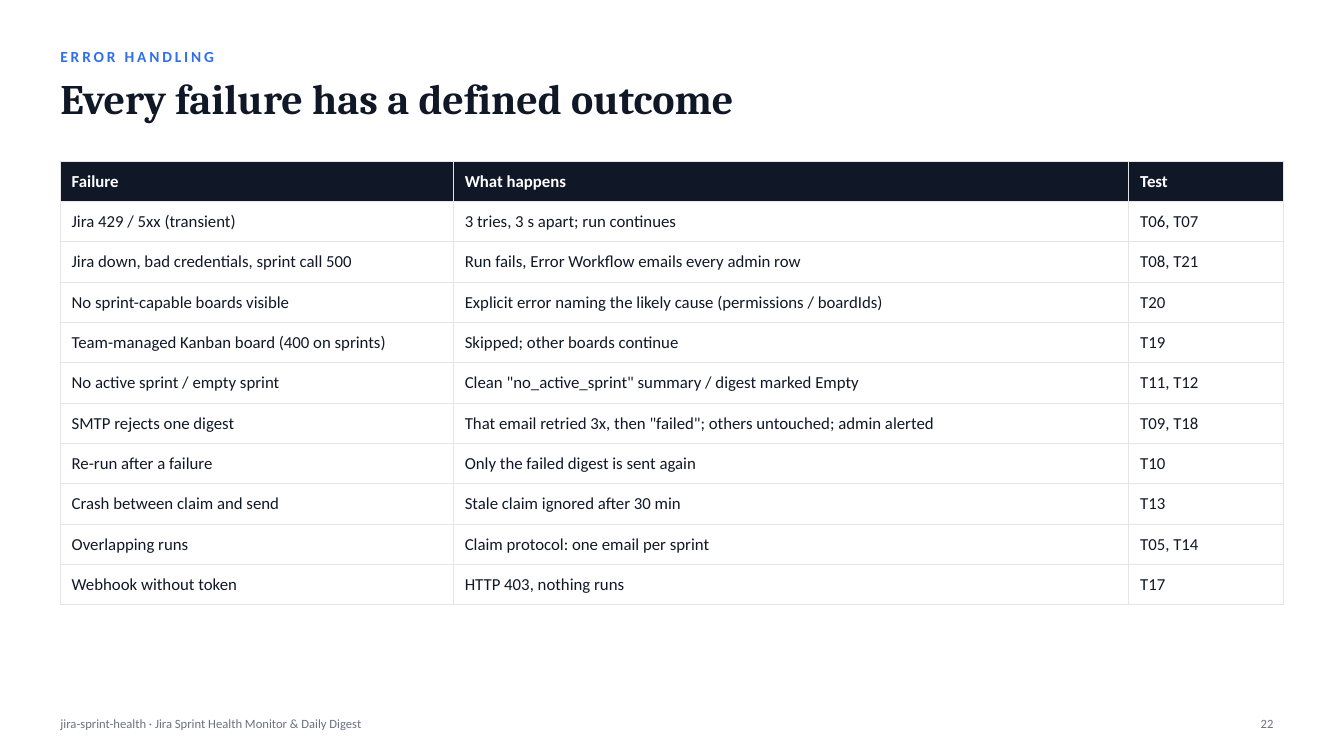
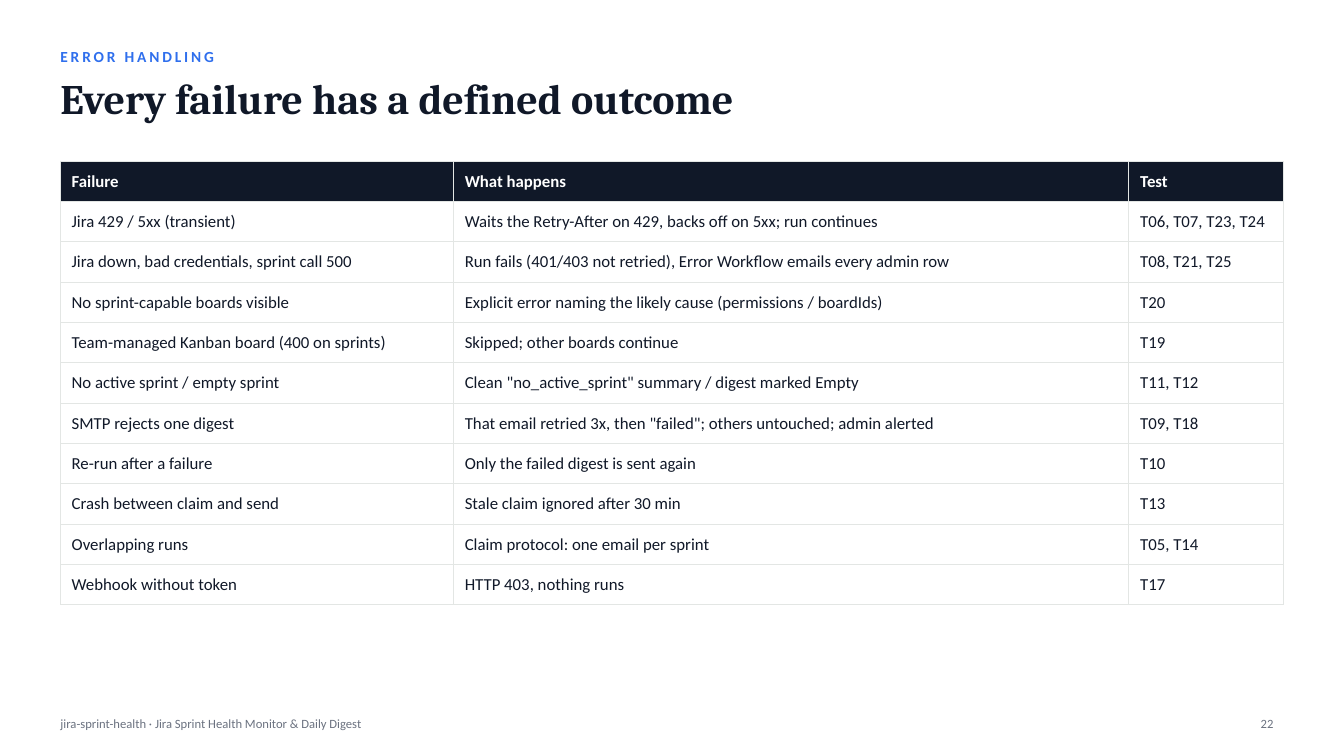
Before and after one commit to Chethan616/jira-sprint-health-n8n, a slide deck: slide 22 of deck/Jira-Sprint-Health-Monitor.pptx. Drawn at 1344x756 pixels with LibreOffice and Linux fonts; fonts in the diff are those of the drawing. Boxes give left, top, right and bottom in pixels: in the first picture for what was removed or moved away, otherwise in the second. Text is boxed around its words. In the diff, an @@ line names an element or a change of style, - is before the commit and + after.

Commit message:
Address review feedback: account ids, multi-board routing, config validation, story points, rate limits, timezone check
- Workload grouped by Jira accountId; shared display names shown as "Name (…1a2b)"
- Sprints listed on several boards reach every board's subscribers once (sprintBoardRouting)
- src/validate.js: required values, ranges, URL, IANA timezone, API limits; runs in the
  Config node and at build time; workflow timezone must match Config.timezone
- Story-point progress alongside issue count (progressBasis, coverage guard, trend)
- Jira GET sub-workflow (src/jira-paging.js): Retry-After / X-RateLimit-Reset, exponential
  backoff with jitter, no retry on other 4xx; Jira errors reach the admin alert
- scripts/live-check.js: read-only pre-flight against a live Jira site
- INSTRUCTIONS.md replaces jira_ins.txt; docs, sample digest and detailed deck updated
- Tests: 28/28 unit, 27/27 end-to-end (n8n 2.48.8); live run on Jira Cloud + Gmail recorded

```diff
--- a/deck/Jira-Sprint-Health-Monitor.pptx
+++ b/deck/Jira-Sprint-Health-Monitor.pptx
@@ table at [60, 161, 1284, 605] @@
-row 2, column 2: 3 tries, 3 s apart; run continues
+row 2, column 2: Waits the Retry-After on 429, backs off on 5xx; run continues
-row 2, column 3: T06, T07
+row 2, column 3: T06, T07, T23, T24
-row 3, column 2: Run fails, Error Workflow emails every admin row
+row 3, column 2: Run fails (401/403 not retried), Error Workflow emails every admin row
-row 3, column 3: T08, T21
+row 3, column 3: T08, T21, T25
```
Also in this commit, not shown: 10 other slides changed, 4 slides added, 25 other files.
